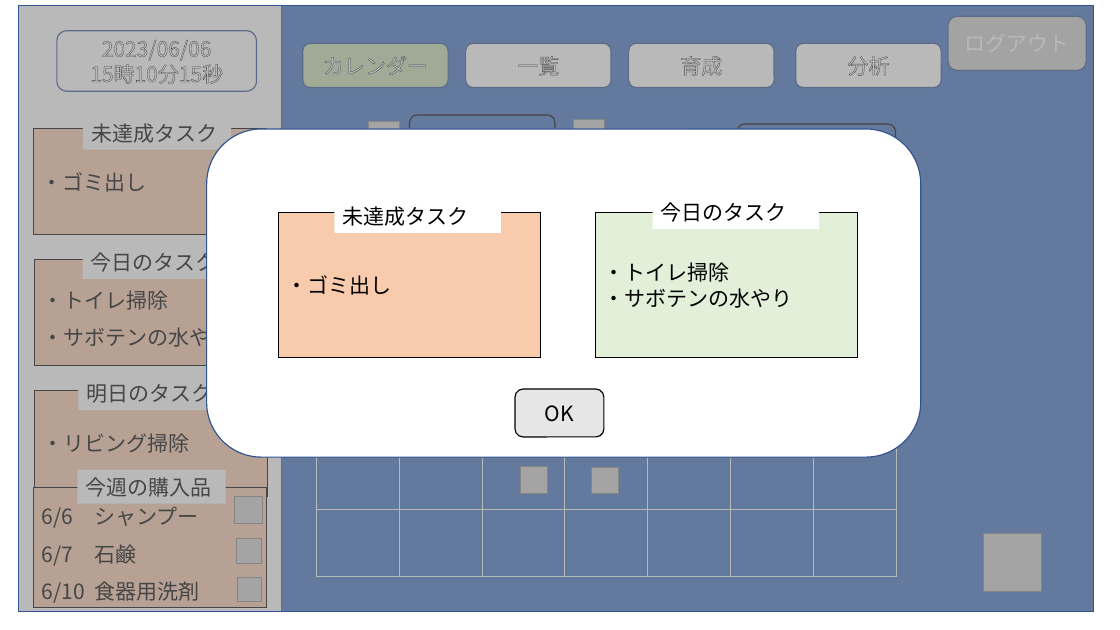
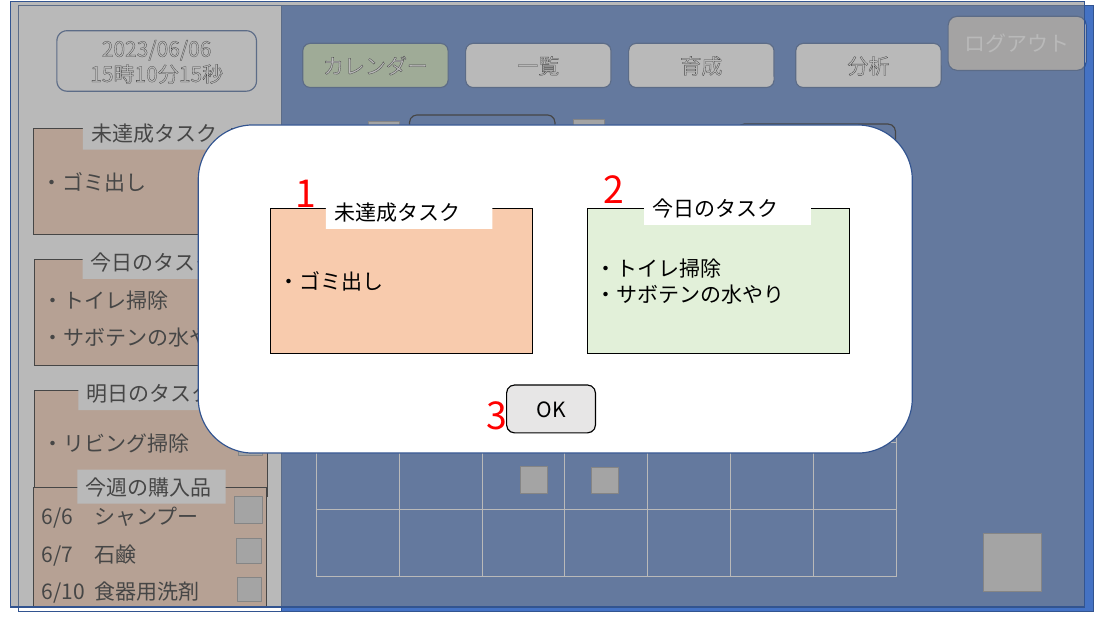
Before and after one commit to dojo2023/A-5, a slide deck: slide 4 of doc/外部設計_プレゼン.pptx (slide 5 before the commit). Drawn at 1120x630 pixels with LibreOffice and Linux fonts; fonts in the diff are those of the drawing; grey boxes stand for pictures. Boxes give left, top, right and bottom in pixels: in the first picture for what was removed or moved away, otherwise in the second. Text is boxed around its words. In the diff, an @@ line names an element or a change of style, - is before the commit and + after.

```diff
--- a/doc/外部設計_プレゼン.pptx
+++ b/doc/外部設計_プレゼン.pptx
@@ 5 rectangles, 2 rounded rectangles: place and size @@
-5 rectangles, 2 rounded rectangles at (18,6,1093,612)
+5 rectangles, 2 rounded rectangles at (10,2,1085,607)
@@ text added at (296,179,317,217), 32 pt, text #FF0000 @@
+1
@@ text added at (603,175,624,209), 32 pt, text #FF0000 @@
+2
@@ text added at (486,391,507,430), 32 pt, text #FF0000 @@
+3
@@ picture added at (238,431,262,455) @@
```
Also in this commit, not shown: 3 other slides changed.
